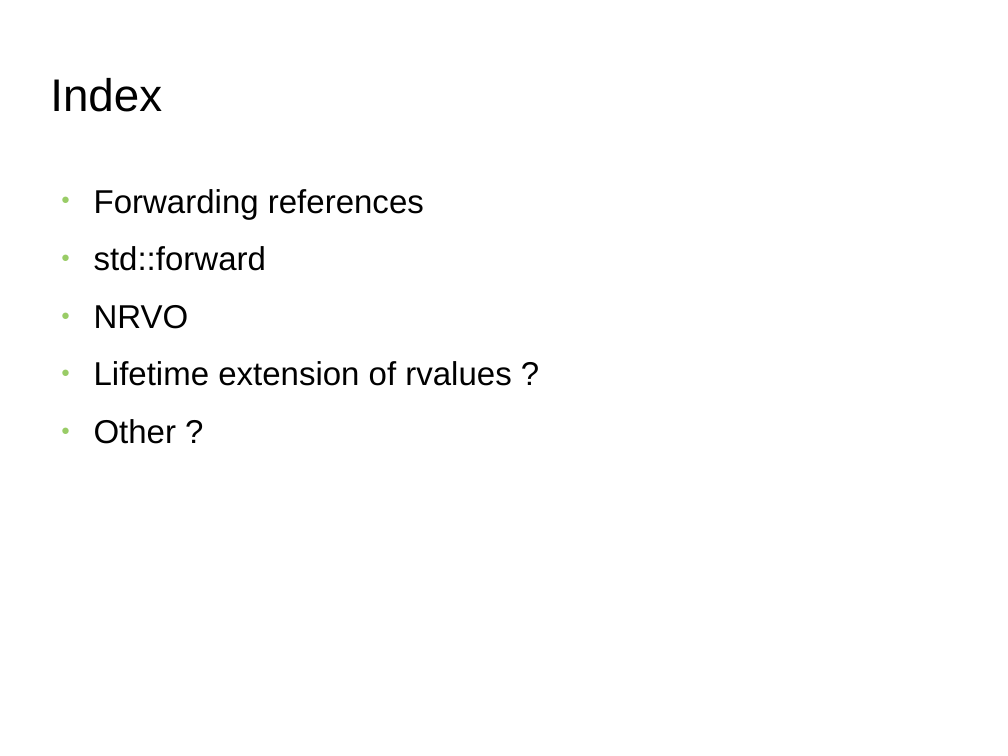
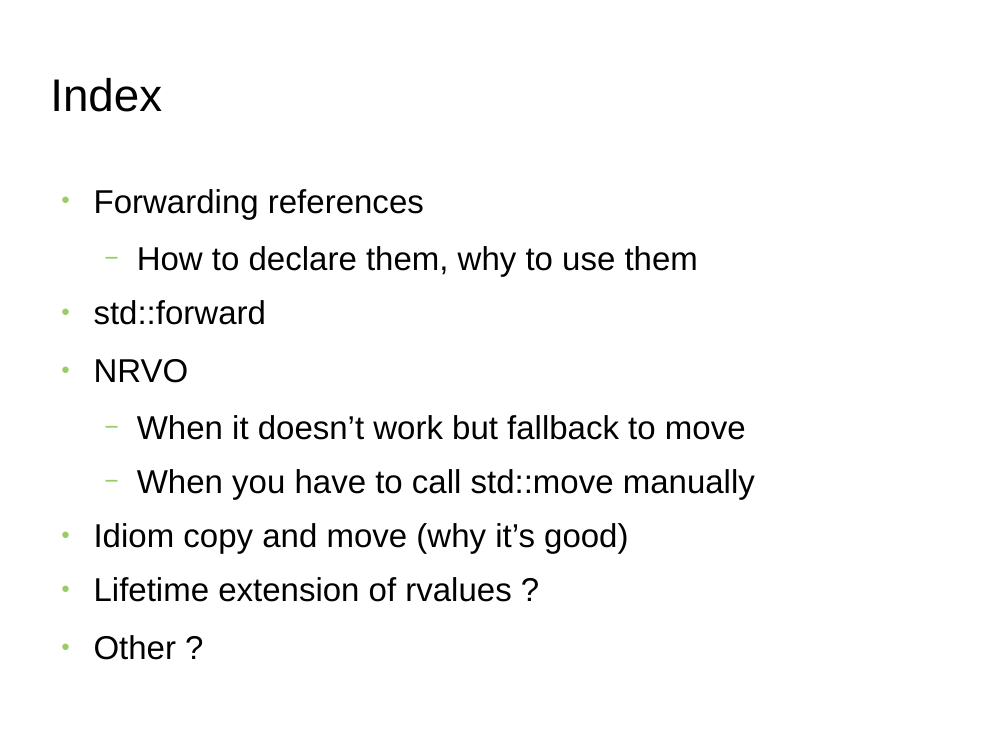
Before and after one commit to FranckRJ/CPP-trainings, a slide deck: slide 2 of traning-move.pt2.odp. Drawn at 1008x756 pixels with LibreOffice and Linux fonts; fonts in the diff are those of the drawing; background and template pictures are left out. Boxes give left, top, right and bottom in pixels: in the first picture for what was removed or moved away, otherwise in the second. Text is boxed around its words. In the diff, an @@ line names an element or a change of style, - is before the commit and + after.

Commit message:
Màj de l'index de la partie 2.

```diff
--- a/traning-move.pt2.odp
+++ b/traning-move.pt2.odp
@@ text at [137,246,698,277]: paragraph added @@
+  − How to declare them, why to use them
@@ text at [94,415,755,554]: paragraphs added @@
+  − When it doesn’t work but fallback to move
+  − When you have to call std::move manually
+● Idiom copy and move (why it’s good)
```
